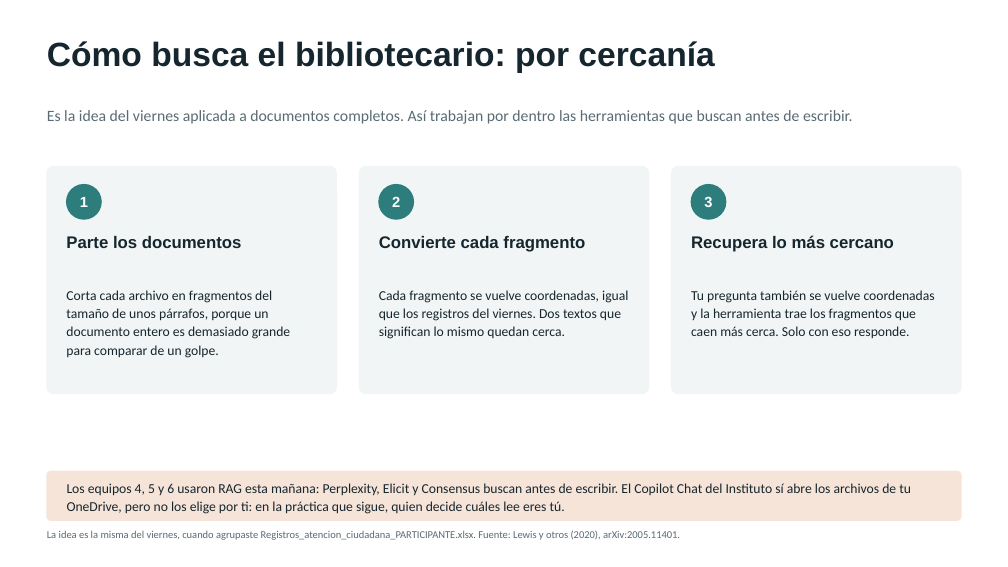
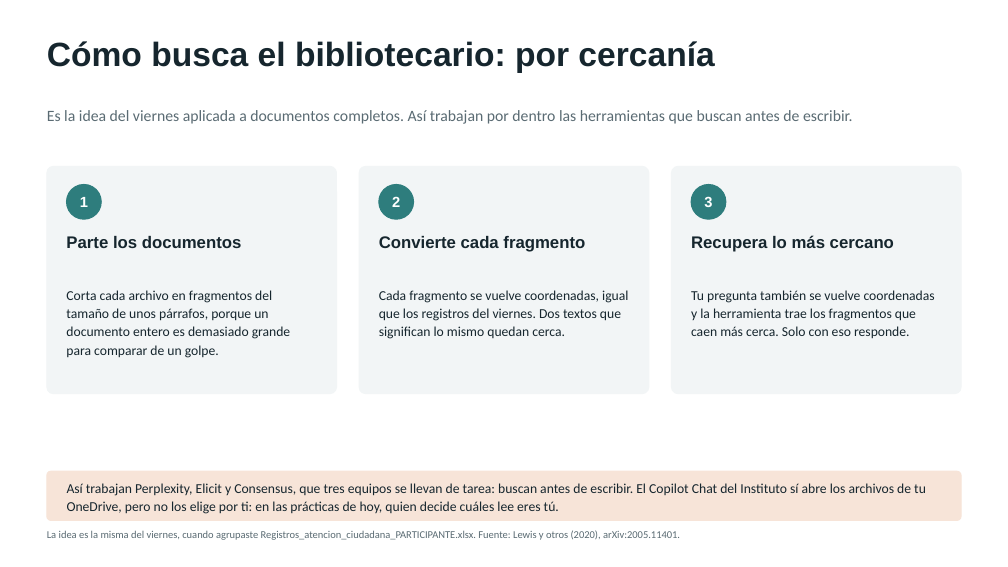
Before and after one commit to marvtrejo/curso-inegi-gen-ai, a slide deck: slide 15 of sesion-05/Sesion_05_Ecosistema_Herramientas.pptx (slide 17 before the commit). Drawn at 1008x567 pixels with LibreOffice and Linux fonts; fonts in the diff are those of the drawing. Boxes give left, top, right and bottom in pixels: in the first picture for what was removed or moved away, otherwise in the second. Text is boxed around its words. In the diff, an @@ line names an element or a change of style, - is before the commit and + after.

```diff
--- a/sesion-05/Sesion_05_Ecosistema_Herramientas.pptx
+++ b/sesion-05/Sesion_05_Ecosistema_Herramientas.pptx
@@ text at <box>67,483,926,514</box>: text changed @@
-Los equipos 4, 5 y 6 usaron RAG esta mañana: Perplexity, Elicit y Consensus buscan antes de escribir. El Copilot Chat del Instituto sí abre los archivos de tu OneDrive, pero no los elige por ti: en la práctica que sigue, quien decide cuáles lee eres tú.
+Así trabajan Perplexity, Elicit y Consensus, que tres equipos se llevan de tarea: buscan antes de escribir. El Copilot Chat del Instituto sí abre los archivos de tu OneDrive, pero no los elige por ti: en las prácticas de hoy, quien decide cuáles lee eres tú.
```
Also in this commit, not shown: 11 other slides changed, 9 slides added, 1 slide removed, 3 other files.
